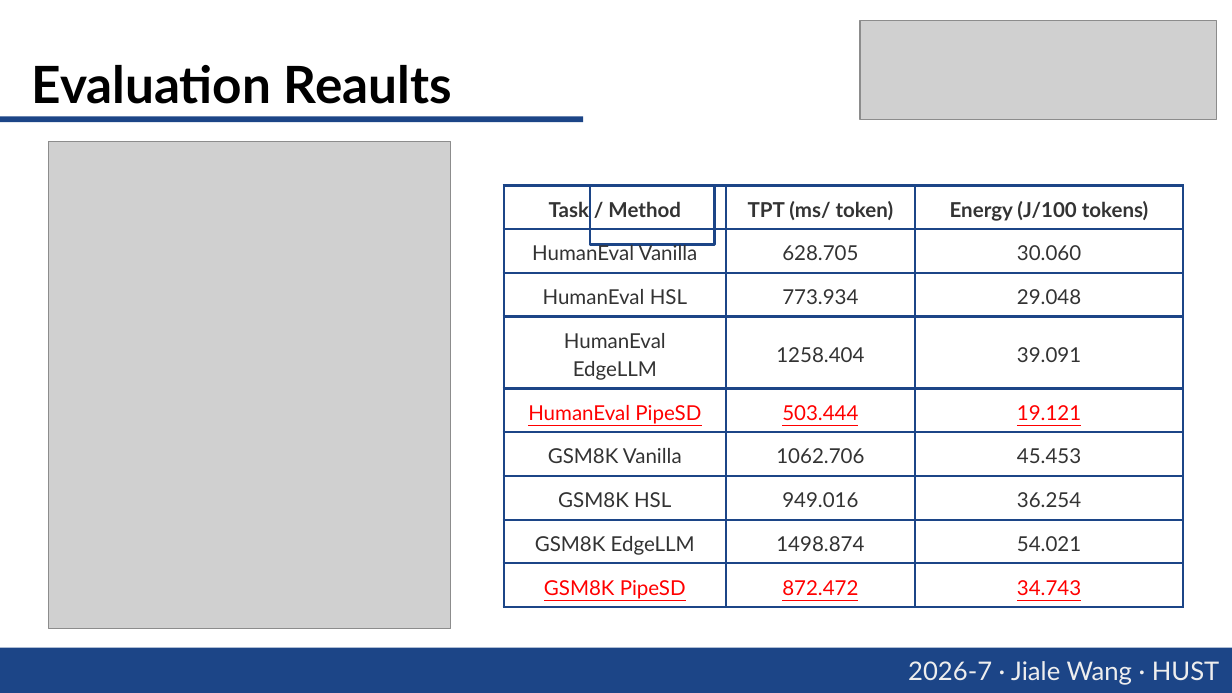
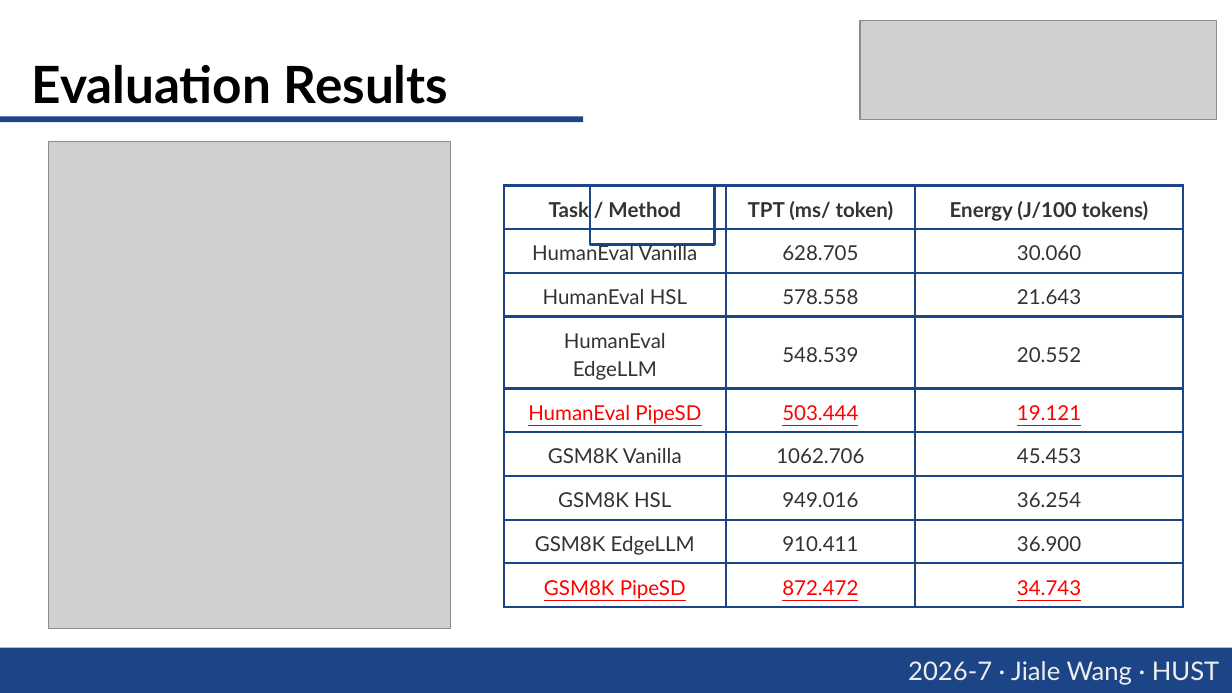
Before and after one commit to Nuyoahwjl/PipeSD, a slide deck: slide 12 of docs/PipeSD.pptx. Drawn at 1232x693 pixels with LibreOffice and Linux fonts; fonts in the diff are those of the drawing; grey boxes stand for pictures. Boxes give left, top, right and bottom in pixels: in the first picture for what was removed or moved away, otherwise in the second. Text is boxed around its words. In the diff, an @@ line names an element or a change of style, - is before the commit and + after.

Commit message:
docs: update PipeSD presentation artifacts
- incorporate the refreshed baseline results and figures
- regenerate the paper PDF and presentation deck

```diff
--- a/docs/PipeSD.pptx
+++ b/docs/PipeSD.pptx
@@ text at [32, 65, 448, 104]: text changed @@
-Evaluation Reaults
+Evaluation Results
@@ table at [504, 186, 1183, 603] @@
-row 3, column 2: 773.934
+row 3, column 2: 578.558
-row 3, column 3: 29.048
+row 3, column 3: 21.643
-row 4, column 2: 1258.404
+row 4, column 2: 548.539
-row 4, column 3: 39.091
+row 4, column 3: 20.552
-row 8, column 2: 1498.874
+row 8, column 2: 910.411
-row 8, column 3: 54.021
+row 8, column 3: 36.900
```
Also in this commit, not shown: 2 other slides changed, 1 other file.
